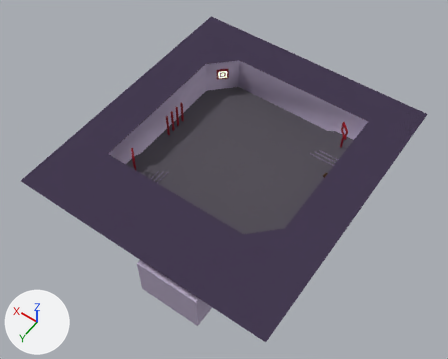
Before and after pictures for a commit that changed the Blender file gdtricks/models/gdtricks_hub.blend.
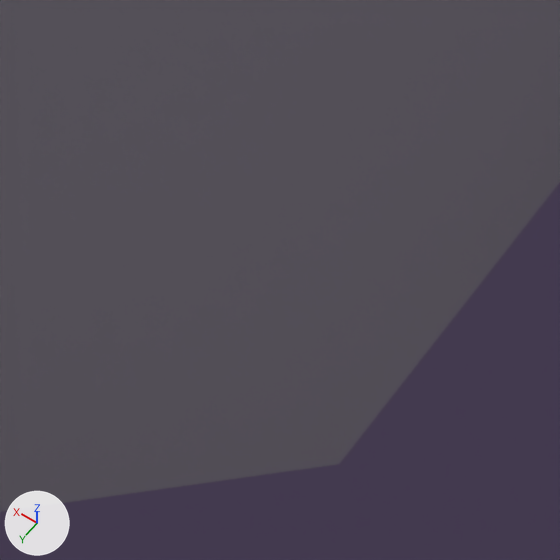
The first picture shows the older version from a 50 mm lens placed at (-54.5, 84.1, 120.6), pointed at (-1.4, 9.7, 3.8). The close-ups show both versions on the part from 55% to 69% of the width and 50% to 67% of the height of that picture; other places that the commit changed are outside them. Arrows for +X, +Y and +Z are at lower left; the lights stay in place.

Script lines for the objects in view, before the commit:
```python
me_mesh_gdtricks_floor = bpy.data.meshes.new('mesh_gdtricks_floor')
me_mesh_gdtricks_floor.from_pydata(...)  # 4 vertices, 1 face; spans x -22.6..22.8, y -22.0..23.1, z -0.2
me_mesh_gdtricks_floor.materials.append(mat_palette)
me_mesh_gdtricks_walls = bpy.data.meshes.new('mesh_gdtricks_walls')
me_mesh_gdtricks_walls.from_pydata(...)  # 20 vertices, 14 faces; spans x -33.0..33.3, y -32.6..40.5, z -0.3..9.4
me_mesh_gdtricks_walls.materials.append(mat_palette)
ob_mdl_floor = bpy.data.objects.new('mdl_floor', me_mesh_gdtricks_floor)
ob_mdl_floor.location = (0.0, 0.0, 0.0)
ob_mdl_walls = bpy.data.objects.new('mdl_walls', me_mesh_gdtricks_walls)
ob_mdl_walls.location = (0.0, 0.0, 0.0)
```
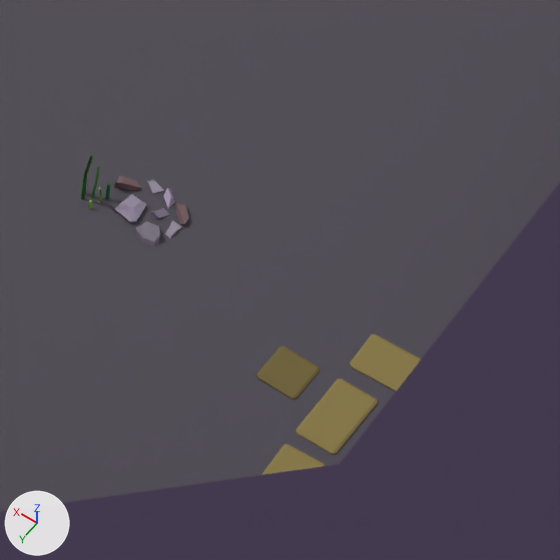
Diff of the bpy script that builds the scene:
```diff
--- a/gdtricks/models/gdtricks_hub.blend.py
+++ b/gdtricks/models/gdtricks_hub.blend.py
@@ img_roughness_png_001 @@
+img_roughness_png_001 = load_image('roughness.png.001', 'roughness.png', 512, 512, 'sRGB')
@@ img_emission_png_002 @@
+img_emission_png_002 = load_image('emission.png.002', 'emission.png', 512, 512, 'sRGB')
@@ img_albedo_png_002 @@
+img_albedo_png_002 = load_image('albedo.png.002', 'albedo.png', 512, 512, 'sRGB')
@@ img_metalicity_png_001 @@
+img_metalicity_png_001 = load_image('metalicity.png.001', 'metalicity.png', 512, 512, 'sRGB')
@@ mat_palette_001 @@
+mat_palette_001 = bpy.data.materials.new('Palette.001')
+# uses the picture img_albedo_png_002
+# uses the picture img_emission_png_002
+# uses the picture img_metalicity_png_001
+# uses the picture img_roughness_png_001
@@ me_plane_003 @@
+me_plane_003.from_pydata(...)  # 360 vertices, 306 faces; spans x 5.6..16.1, y -10.9..4.8, z -0.3..0.1
+me_plane_003.materials.append(mat_palette_001)
@@ me_mesh_dh4_section_1_003 @@
+me_mesh_dh4_section_1_003.from_pydata(...)  # 92 vertices, 80 faces; spans x -1.11..1.13, y -1.13..0.79, z -0.31..0.3
+me_mesh_dh4_section_1_003.materials.append(mat_palette_001)
@@ me_mesh_dh4_section_1_006 @@
+me_mesh_dh4_section_1_006.from_pydata(...)  # 60 vertices, 42 faces; spans x -0.33..0.41, y -0.29..0.32, z -0.56..1.53
+me_mesh_dh4_section_1_006.materials.append(mat_palette_001)
@@ ob_mdl_dh4_tiles_4 @@
+ob_mdl_dh4_tiles_4 = bpy.data.objects.new('mdl_dh4_tiles_4', me_plane_003)
+ob_mdl_dh4_tiles_4.location = (-5.68, 11.53, -0.24)
+ob_mdl_dh4_tiles_4.rotation_euler = (0.0, 0.0, 3.142)  # degrees (0, 0, 180)
@@ ob_mdl_dh4_stones_2 @@
+ob_mdl_dh4_stones_2 = bpy.data.objects.new('mdl_dh4_stones_2', me_mesh_dh4_section_1_003)
+ob_mdl_dh4_stones_2.location = (-11.14, 7.06, -0.19)
@@ ob_mdl_dh4_grass_4 @@
+ob_mdl_dh4_grass_4 = bpy.data.objects.new('mdl_dh4_grass_4', me_mesh_dh4_section_1_006)
+ob_mdl_dh4_grass_4.location = (-9.81, 7.43, 0.24)
```

Location of each change, (x1, y1, x2, y2) in pixels of the close-ups (560 x 560 px):
'mdl_dh4_tiles_4', added
    after: (257, 334, 421, 475)
'mdl_dh4_stones_2', added
    after: (114, 176, 189, 246)
'mdl_dh4_grass_4', added
    after: (81, 156, 111, 209)
